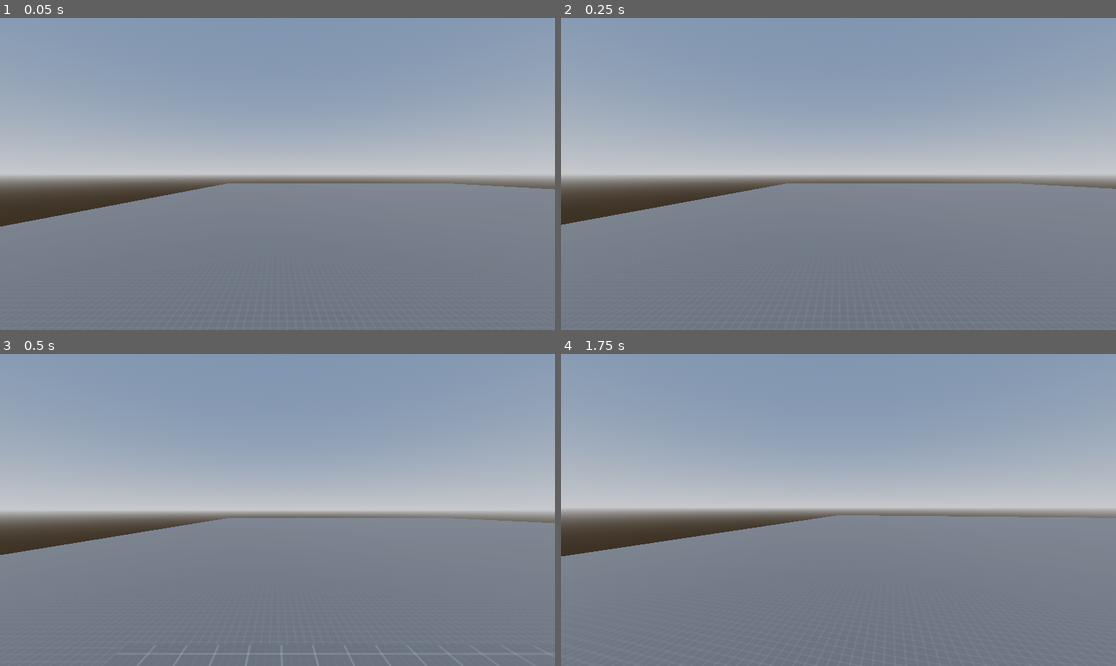
Above: before the commit, frames 1-4 (two rows, left to right).
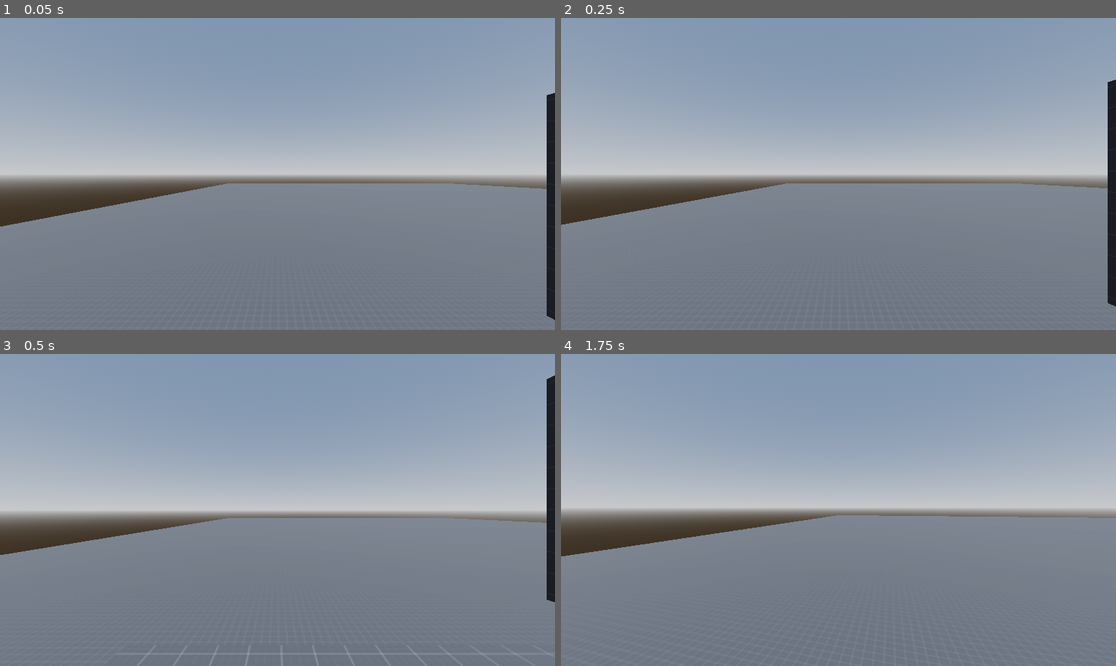
Above: after the commit, the same moments.

Repository: LDNSL/game123
Game: Godot game, scene res://bbbruh/Level1st.tscn
Two runs of this game, one before a commit and one after it. Both use one fixed random seed, a clock stepped at 60 frames per second and the inputs below. The project has no main scene, so this scene is started directly.
Inputs (mouse positions are in pixels of both pictures, inside the frame that each line leads up to):
- Up to frame 1 (0.05 s): no input
- Up to frame 2 (0.25 s): no input
- Up to frame 3 (0.5 s): no input
- Up to frame 4 (1.75 s): tap Enter (ui_accept) at 0.5 s; move the mouse to (866, 510) at 0.52 s; hold Ctrl (crouch) 0.53-1.28 s; hold W (move_forward) from 0.53 s (still down); tap Space (jump) at 0.77, 1.52 s; move the mouse to (810, 510) at 1.27 s; tap Middle mouse button (dash) at 1.35 s

The runs differ from the first frame. In frame 1, 1.1% of the frame differs, in the area x 98-100%, y 24-97%; in frame 2, 1.1%, in the area x 98-100%, y 19-93%; in frame 3, 1.1%; in frame 4, nothing differs.

Commit message:
moved a wall

Diff:
--- a/bbbruh/Level1st.tscn
+++ b/bbbruh/Level1st.tscn
@@ -67,6 +67,6 @@
 material = ExtResource("1_f4rlw")
 
 [node name="CSGBox3D7" type="CSGBox3D" parent="CSGCombiner3D"]
-transform = Transform3D(1, 0, 0, 0, 1, 0, 0, 0, 1, 4.29392, 8.48446, -9.27824)
+transform = Transform3D(1, 0, 0, 0, 1, 0, 0, 0, 1, 4.29392, 8.48446, -16.4047)
 size = Vector3(10.7951, 5.28757, 0.849487)
 material = ExtResource("1_f4rlw")
